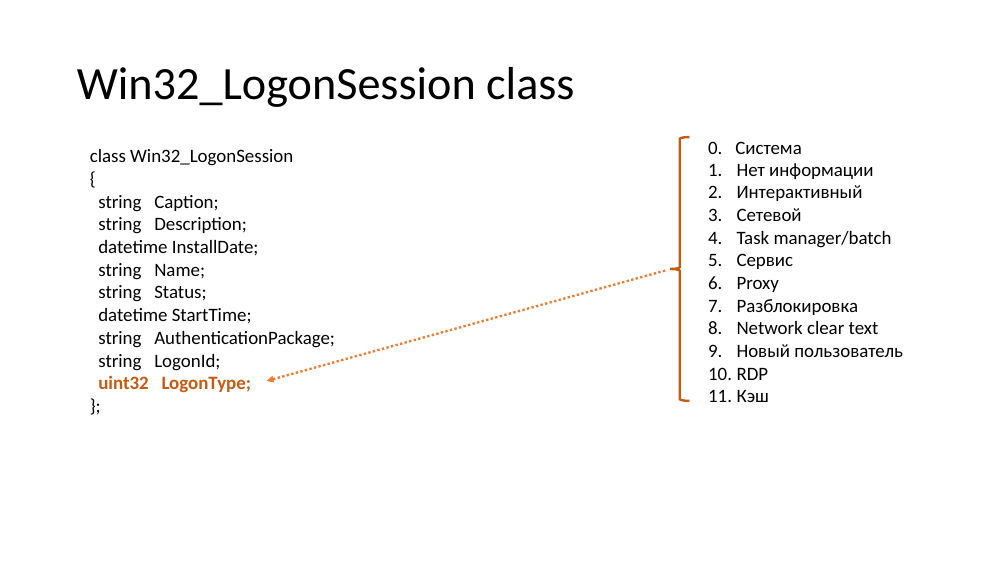
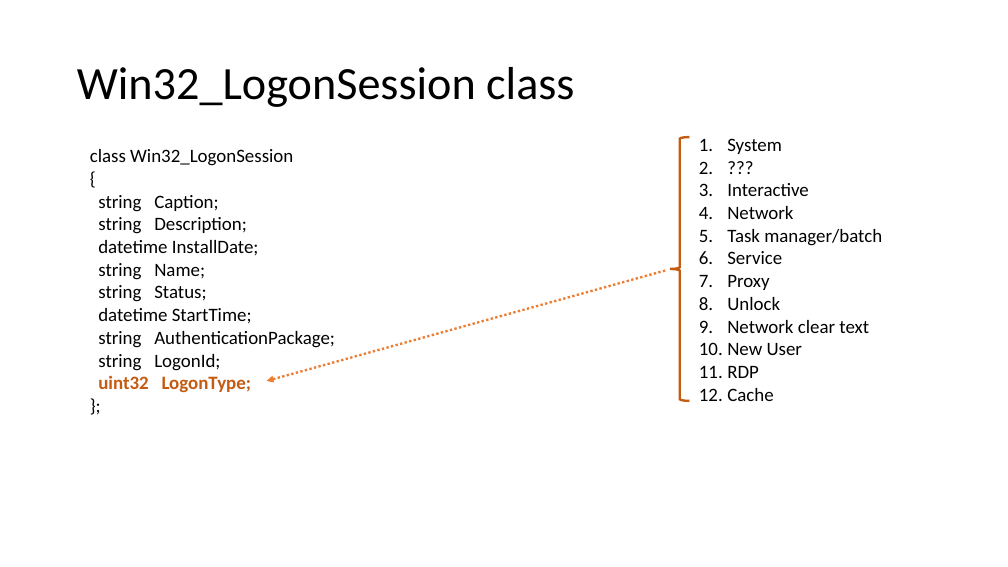
Before and after one commit to ShH01m3s/ShH01m3s.github.io, a slide deck: slide 10 of files/presentations/Presentation.pptx. Drawn at 1008x567 pixels with LibreOffice and Linux fonts; fonts in the diff are those of the drawing. Boxes give left, top, right and bottom in pixels: in the first picture for what was removed or moved away, otherwise in the second. Text is boxed around its words. In the diff, an @@ line names an element or a change of style, - is before the commit and + after.

```diff
--- a/files/presentations/Presentation.pptx
+++ b/files/presentations/Presentation.pptx
@@ text "System": place and size @@
-text "System" at bbox=[737, 163, 903, 402]
+text "System" at bbox=[727, 138, 882, 401]
@@ text removed at bbox=[708, 141, 802, 154] @@
-0. Система
@@ text at bbox=[727, 138, 808, 219]: text changed @@
-1. Нет информации
-2. Интерактивный
-3. Сетевой
+1. System
+2. ???
+3. Interactive
+4. Network
@@ text at bbox=[727, 251, 782, 264]: text changed @@
-5. Сервис
+6. Service
@@ text at bbox=[727, 297, 780, 310]: text changed @@
-7. Разблокировка
+8. Unlock
@@ text at bbox=[727, 343, 802, 355]: text changed @@
-9. Новый пользователь
+10. New User
@@ text at bbox=[727, 388, 773, 401]: text changed @@
-11. Кэш
+12. Cache
```
Also in this commit, not shown: 3 other slides changed, 26 other files.
